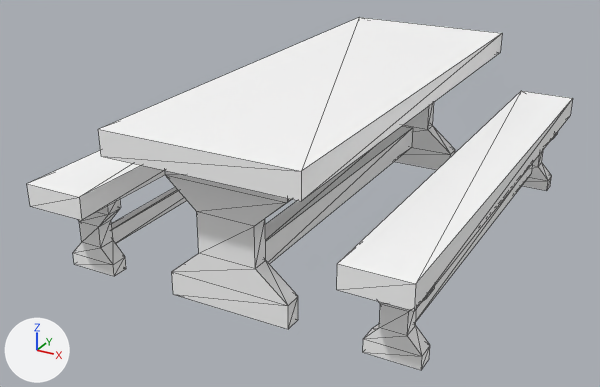
One commit to the glTF model assets/synty/simple_fantasy_interiors/models/SM_Prop_Table_05.glb: the scene before it, then after it.
Camera for both pictures: a 50 mm camera at (0.0288, -0.0589, 0.0313) aimed at (-0.002, -0.0028, 0.0033). The axes (+X, +Y, +Z) are drawn at lower left. The lights are the same throughout. Mesh edges are drawn as thin lines.

The scene before the commit, as lines of its bpy script (objects in view):
```python
mat_lambert1 = principled_material('lambert1')
mat_lambert1.base_color = (1.0, 1.0, 1.0)  # white #ffffff
mat_lambert1.roughness = 0.553
me_mesh = bpy.data.meshes.new('Mesh')
me_mesh.from_pydata(...)  # 192 vertices, 312 faces; spans x -0.0149..0.0149, y -0.02..0.02, z 0.0..0.0133
me_mesh.materials.append(mat_lambert1)  # white #ffffff
ob_sm_prop_table_05 = bpy.data.objects.new('SM_Prop_Table_05', me_mesh)
ob_sm_prop_table_05.location = (0.0, 0.0, 0.0)
```
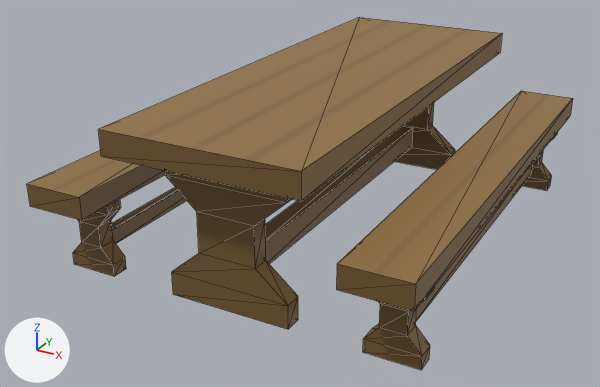
Changed parts and their boxes (x1, y1, x2, y2) in the pictures (600 x 387 px):
'SM_Prop_Table_05', surface changed (white to brown)
    both: (27, 17, 573, 370)

Patch to the scene script:
```diff
--- a/assets/synty/simple_fantasy_interiors/models/SM_Prop_Table_05.glb.py
+++ b/assets/synty/simple_fantasy_interiors/models/SM_Prop_Table_05.glb.py
@@ img_simplefantasyinteriorstexture @@
+img_simplefantasyinteriorstexture = load_image('SimpleFantasyInteriorsTexture', '_unpacked/SimpleFantasyInteriorsTexture', 1024, 1024, 'sRGB')
@@ mat_lambert1 @@
 mat_lambert1 = principled_material('lambert1')
-mat_lambert1.base_color = (1.0, 1.0, 1.0)  # white #ffffff
+mat_lambert1.texture = img_simplefantasyinteriorstexture
 mat_lambert1.roughness = 0.553
```
